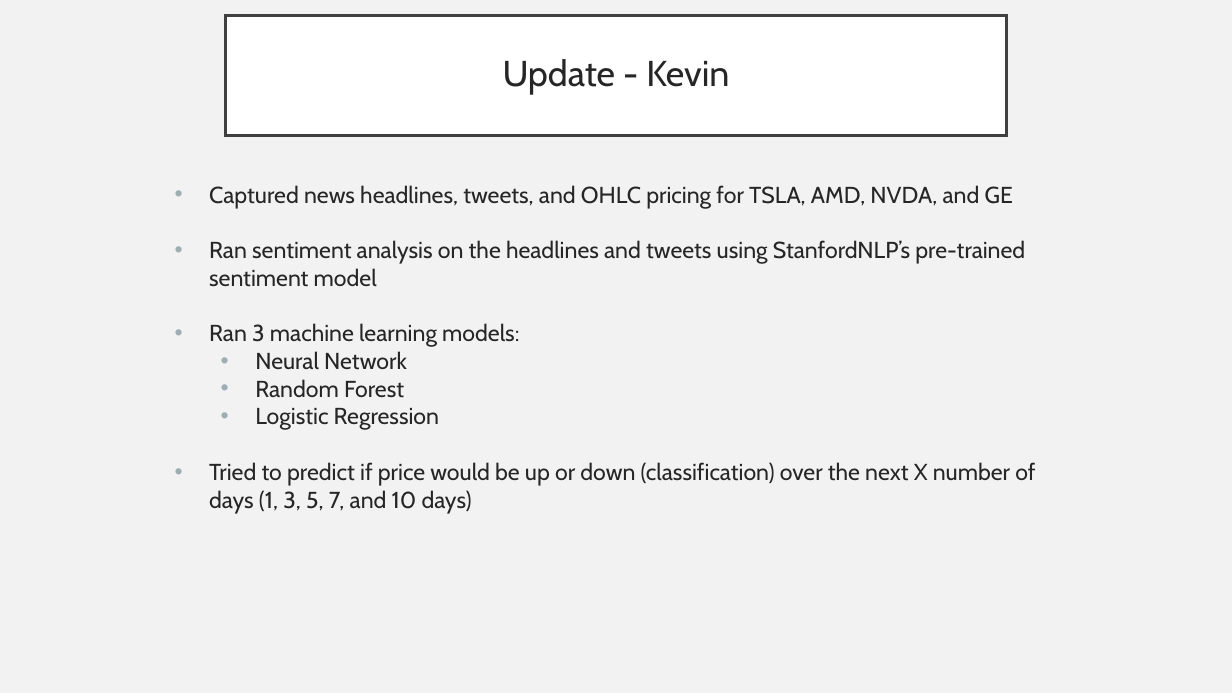
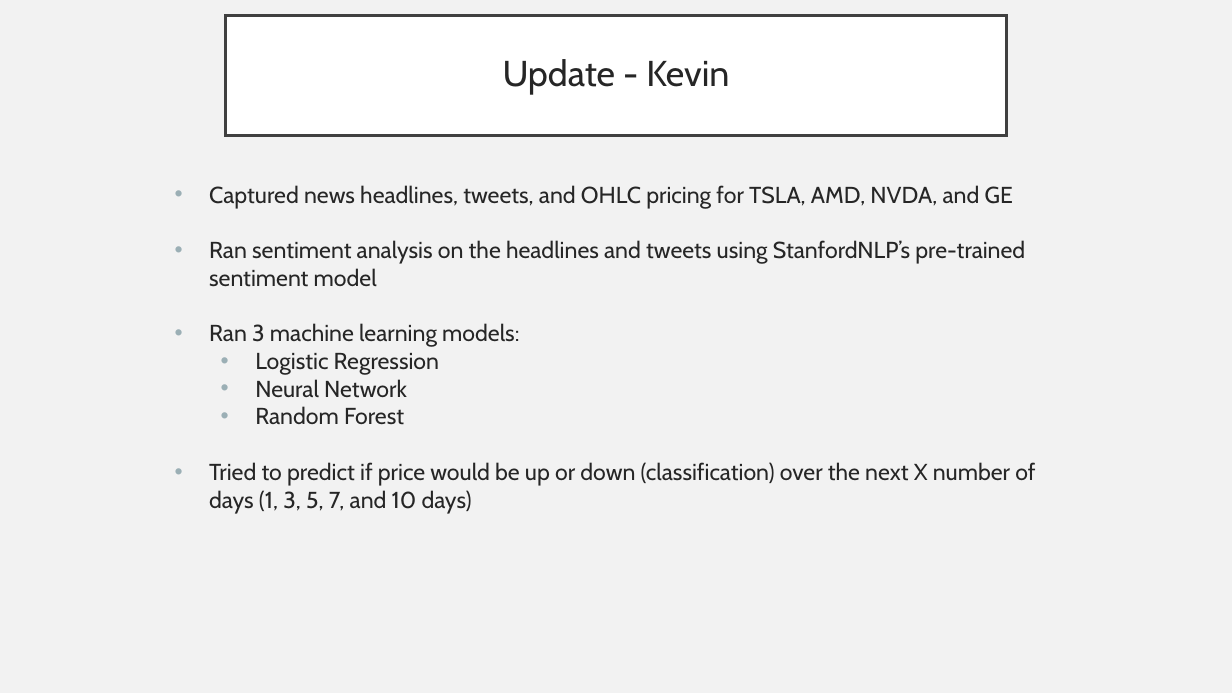
Before and after one commit to dbl47/DSCI-Stock-Predictor, a slide deck: slide 2 of DSCI-Stock-Predictor-main/Capstone 1/Reports/Stock Prediction Update - 2021-08-06_Updated.pptx. Drawn at 1232x693 pixels with LibreOffice and Linux fonts; fonts in the diff are those of the drawing. Boxes give left, top, right and bottom in pixels: in the first picture for what was removed or moved away, otherwise in the second. Text is boxed around its words. In the diff, an @@ line names an element or a change of style, - is before the commit and + after.

```diff
--- a/DSCI-Stock-Predictor-main/Capstone 1/Reports/Stock Prediction Update - 2021-08-06_Updated.pptx
+++ b/DSCI-Stock-Predictor-main/Capstone 1/Reports/Stock Prediction Update - 2021-08-06_Updated.pptx
@@ text at box(255, 353, 439, 375): paragraph added @@
+  • Logistic Regression
@@ text at box(255, 408, 439, 430): paragraph removed @@
-  • Logistic Regression
```
Also in this commit, not shown: 1 other slide changed.
